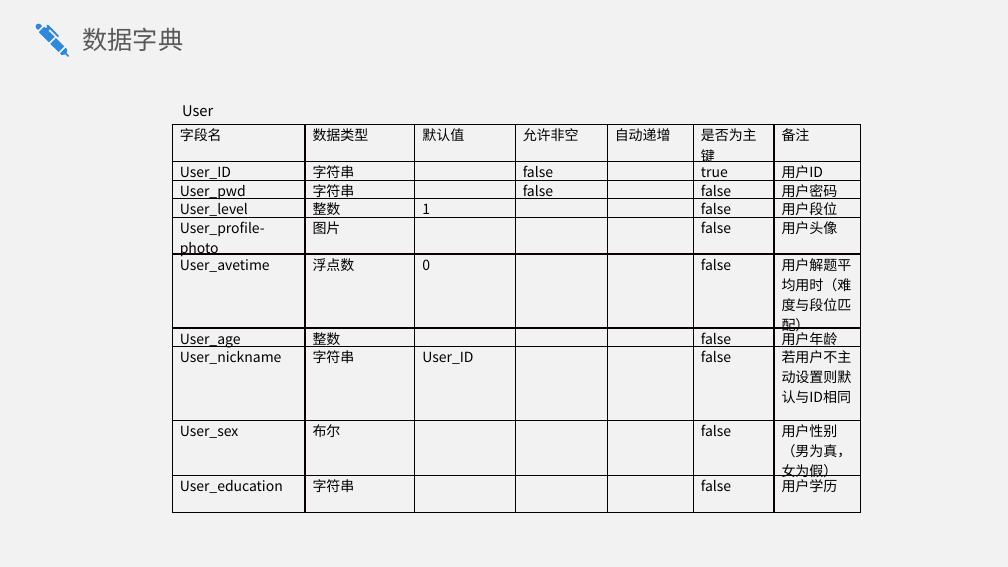
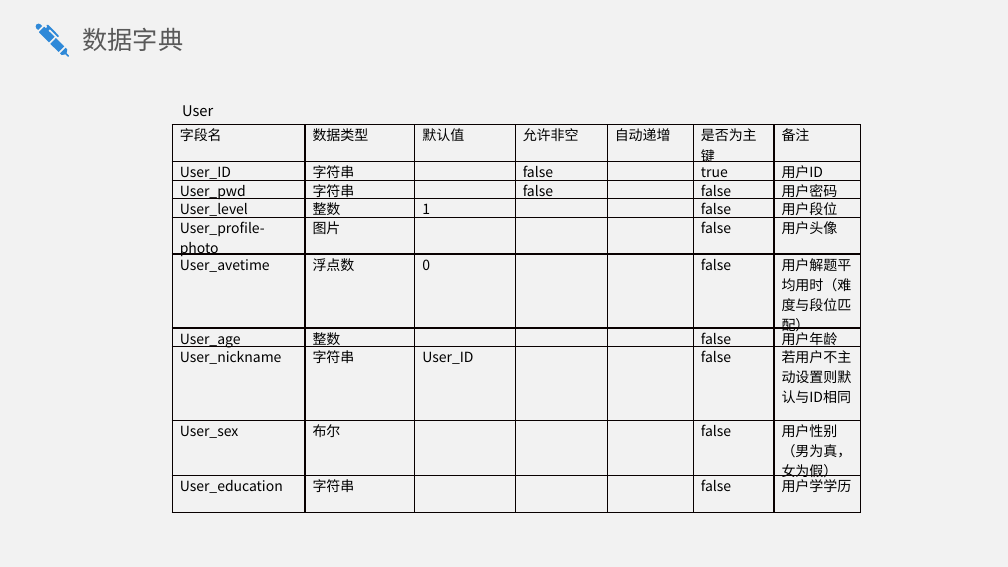
Before and after one commit to SE2020-G02/OurSudoku, a slide deck: slide 29 of SE2020-G02-需求规格说明/SRS v0.0.4.pptx. Drawn at 1008x567 pixels with LibreOffice and Linux fonts; fonts in the diff are those of the drawing. Boxes give left, top, right and bottom in pixels: in the first picture for what was removed or moved away, otherwise in the second. Text is boxed around its words. In the diff, an @@ line names an element or a change of style, - is before the commit and + after.

```diff
--- a/SE2020-G02-需求规格说明/SRS v0.0.4.pptx
+++ b/SE2020-G02-需求规格说明/SRS v0.0.4.pptx
@@ table at <box>172,125,861,513</box> @@
-row 10, column 7: 用户学历
+row 10, column 7: 用户学学历
```
Also in this commit, not shown: 3 other slides changed, 4 other files.
